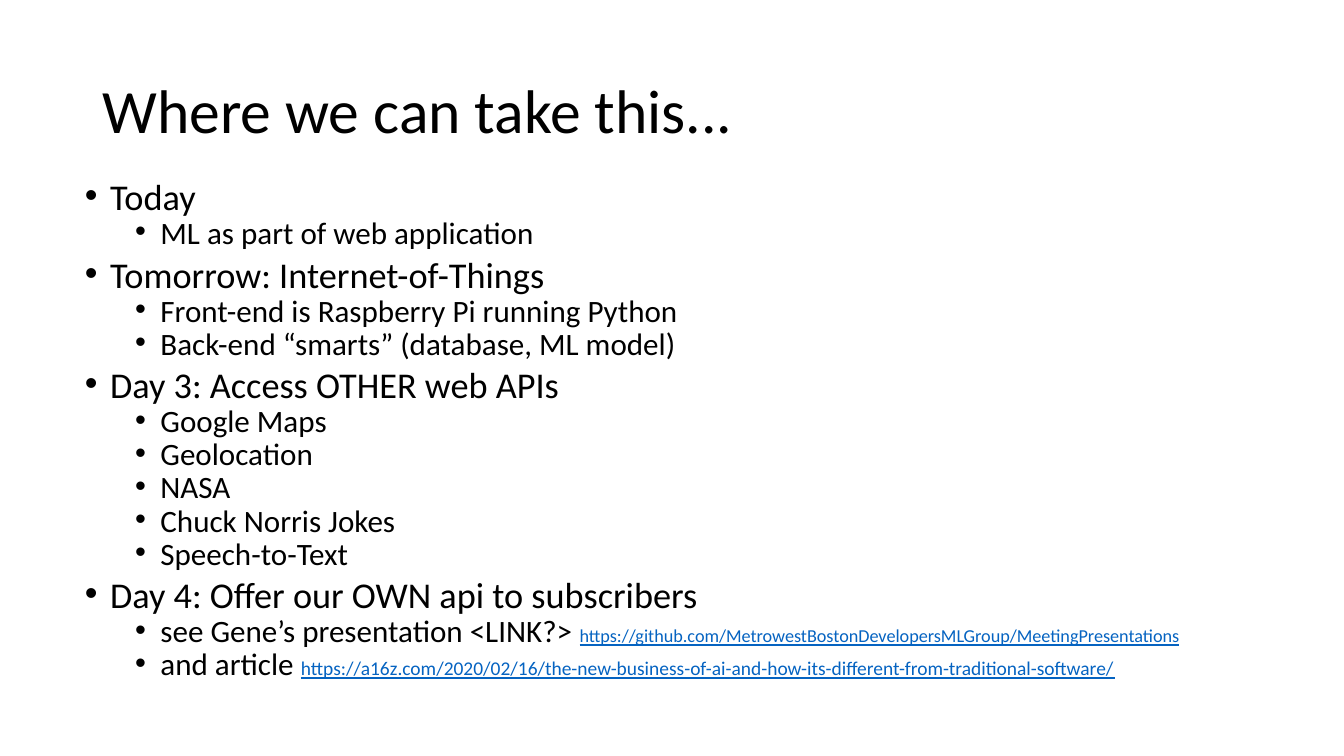
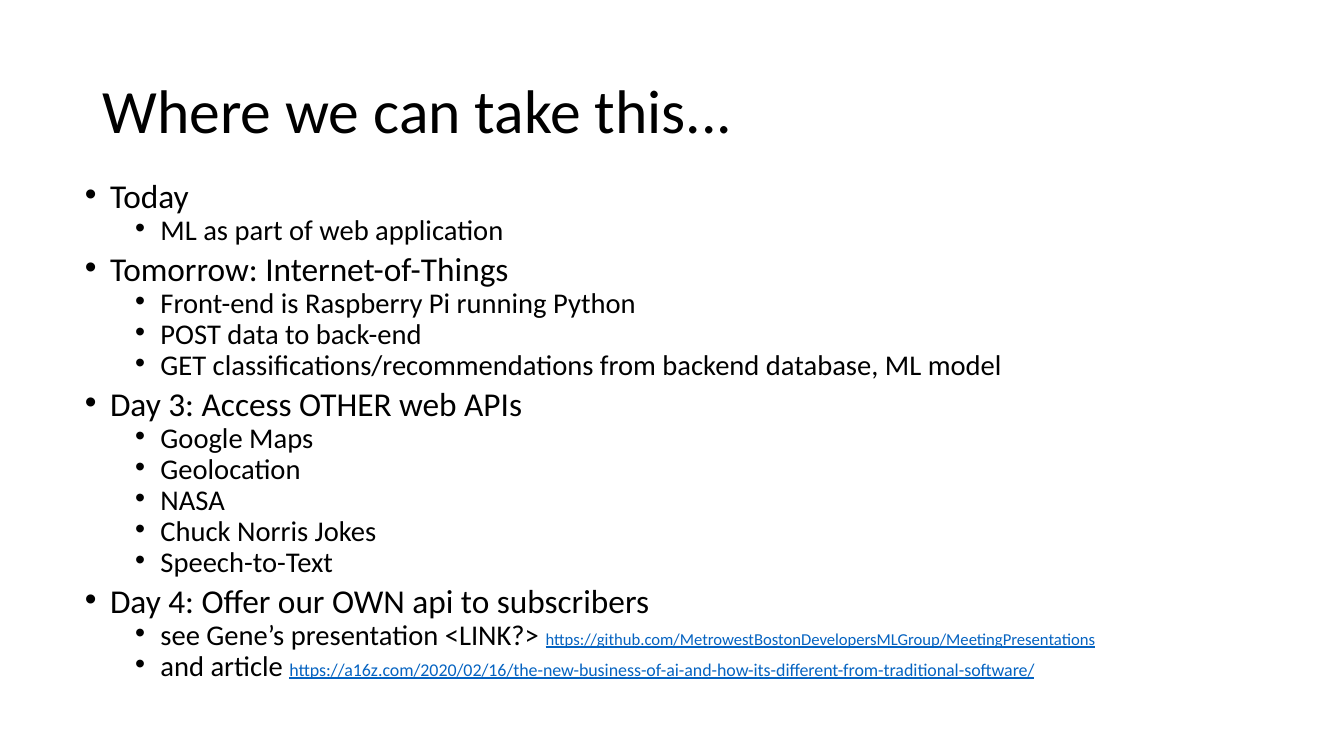
Before and after one commit to cwinsor/django_103_plasticc_and_ux, a slide deck: slide 5 of presentation.pptx. Drawn at 1344x756 pixels with LibreOffice and Linux fonts; fonts in the diff are those of the drawing. Boxes give left, top, right and bottom in pixels: in the first picture for what was removed or moved away, otherwise in the second. Text is boxed around its words. In the diff, an @@ line names an element or a change of style, - is before the commit and + after.

Commit message:
update presentation

```diff
--- a/presentation.pptx
+++ b/presentation.pptx
@@ text at (x1=110, y1=185, x2=1096, y2=679): size 25.9 to 23.8 pt in "Today", "Tomorrow: Internet-of-Things", "Day 3: Access OTHER web APIs", "Day 4: Offer our OWN api to ..."; size 22.2 to 20.4 pt in "ML as part of web application", "Front-end is Raspberry Pi running Python", "Google Maps", "Geolocation" and 5 more places; size 12.9 to 11.9 pt in "https://github.com/MetrowestBostonDevelopersMLGroup/MeetingP ..."; size 13.9 to 12.8 pt in "https://a16z.com/2020/02/16/the-new-business-of-ai-and-how-i ..." @@
@@ text at (x1=160, y1=324, x2=1002, y2=379): text changed; size 22.2 to 20.4 pt @@
-  • Back-end “smarts” (database, ML model)
+  • POST data to back-end
+  • GET classifications/recommendations from backend database, ML model
```
Also in this commit, not shown: 1 slide removed, 1 other file.
